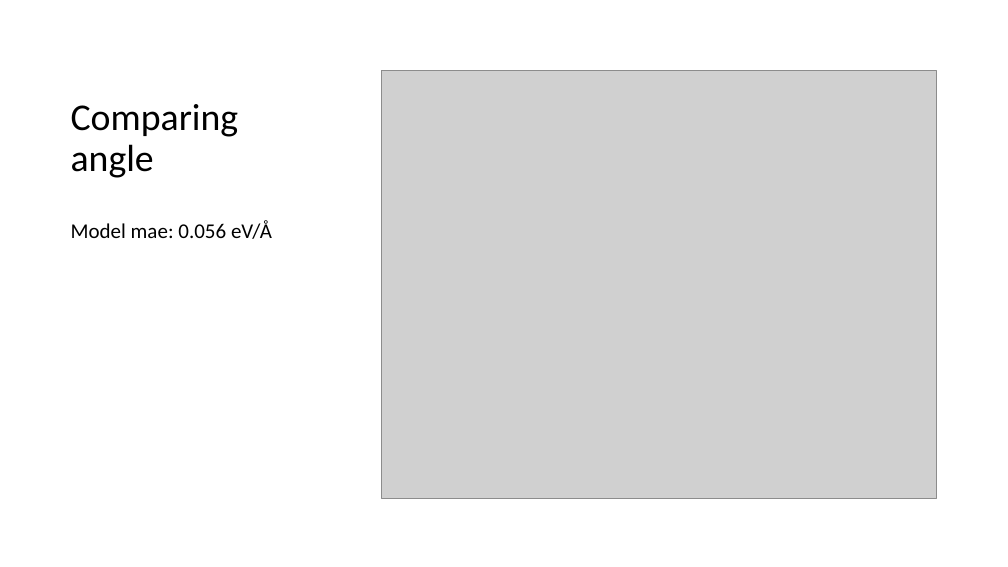
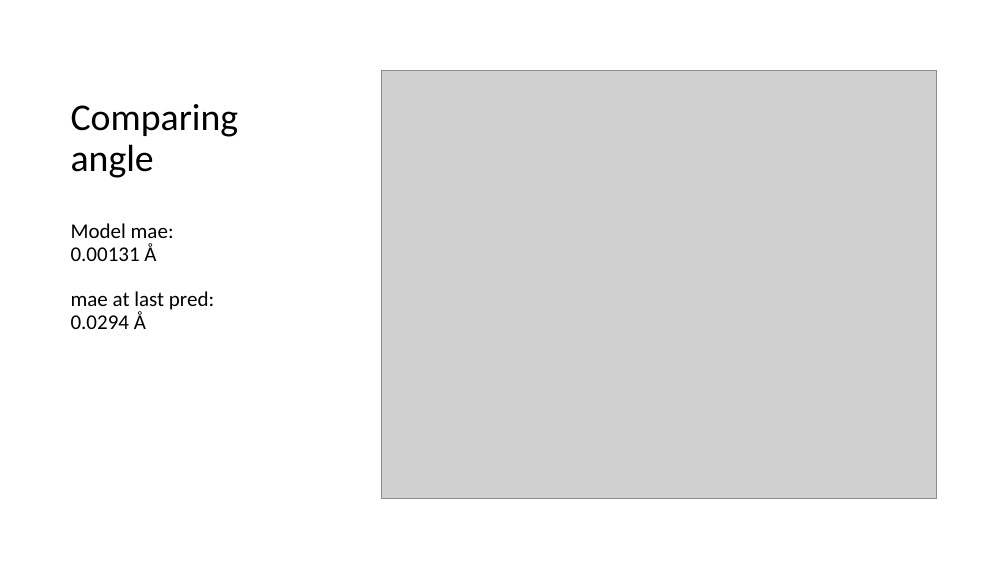
Before and after one commit to BirkDissing/Gemma_group, a slide deck: slide 2 of Master thesis/Meetings/06-03 Comparing model and simulation.pptx. Drawn at 1008x567 pixels with LibreOffice and Linux fonts; fonts in the diff are those of the drawing; grey boxes stand for pictures. Boxes give left, top, right and bottom in pixels: in the first picture for what was removed or moved away, otherwise in the second. Text is boxed around its words. In the diff, an @@ line names an element or a change of style, - is before the commit and + after.

Commit message:
working on evaluating models

```diff
--- a/Master thesis/Meetings/06-03 Comparing model and simulation.pptx
+++ b/Master thesis/Meetings/06-03 Comparing model and simulation.pptx
@@ title at bbox=[71, 104, 239, 329]: text changed @@
-Comparing angle
-Model mae: 0.056 eV/Å
+Comparing angle
+Model mae:
+0.00131 Å
+mae at last pred:
+0.0294 Å
```
Also in this commit, not shown: 14 other files.
